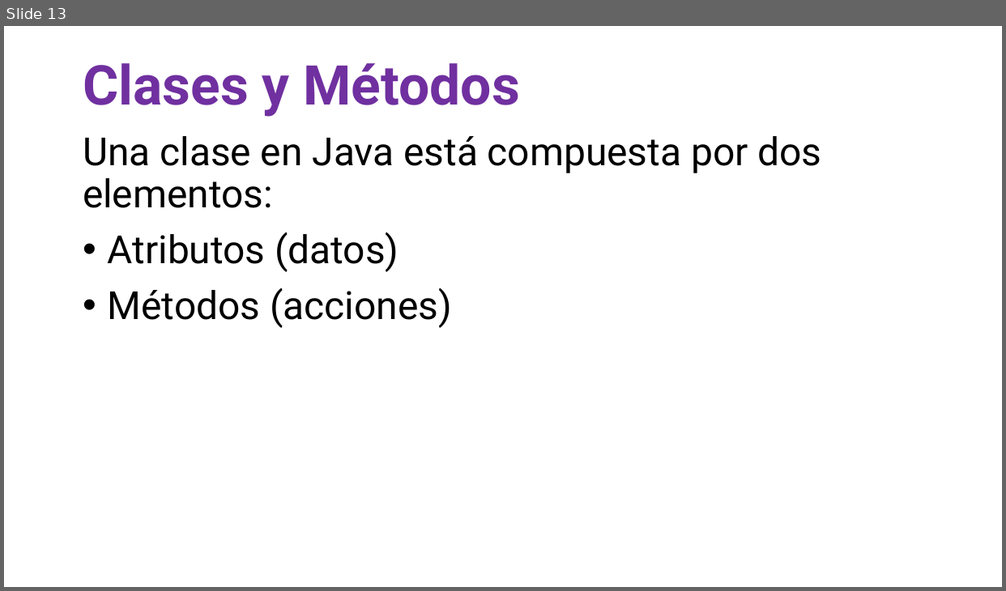
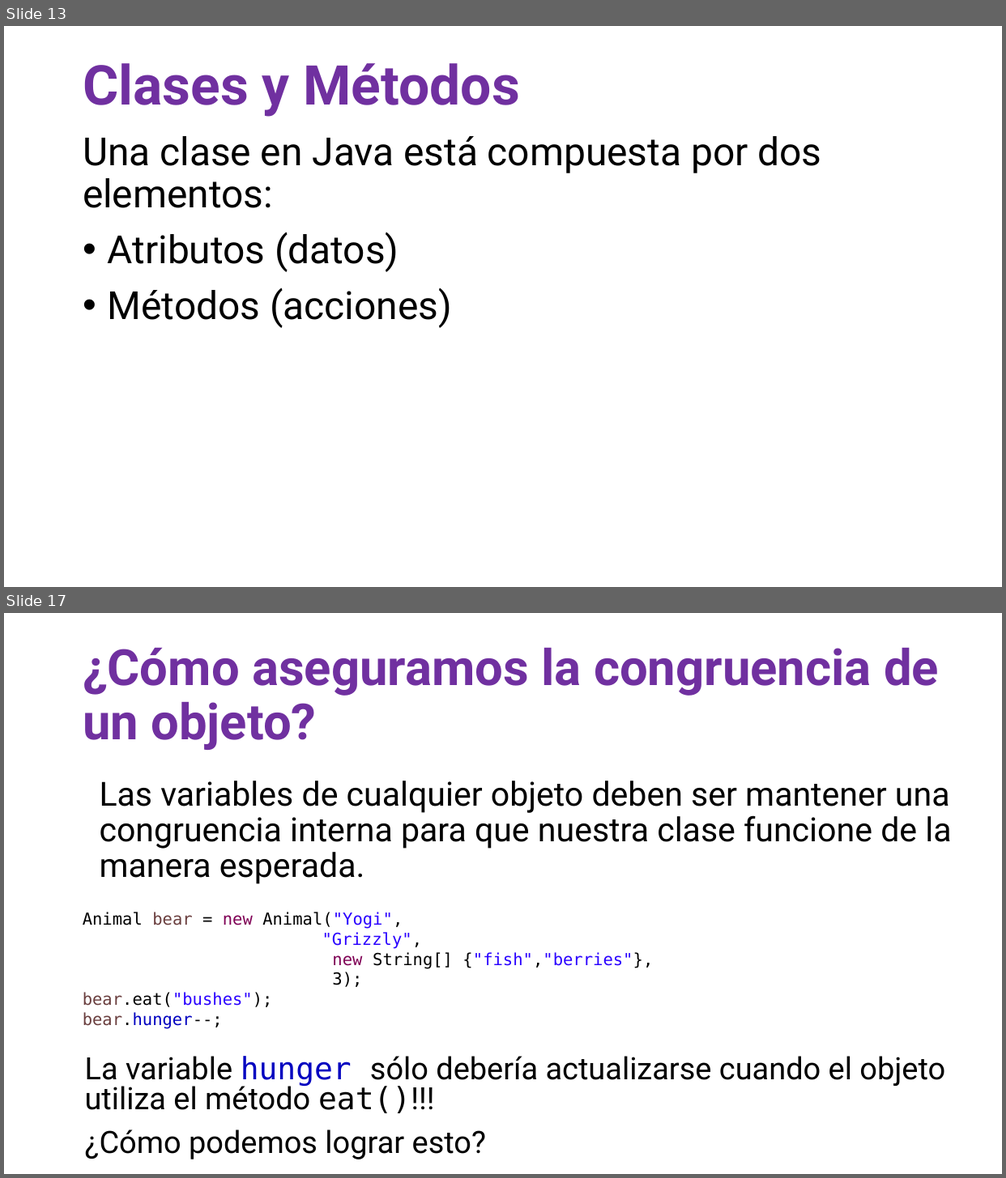
Before and after one commit to OMardil/INFO2, a slide deck: MOD03_Introduccion_a_OOP/01 Presentacion/INFO2_MOD03-Introduccion_a_OOP.pptx. Shown one above the other, each under a label of ours: slide 13 before the commit, slides 13 and 17 after it; the slides between them are not shown. The pictures are 1006x591 and 1006x1178 pixels, drawn with LibreOffice and Linux fonts; fonts in the diff are those of the drawing. Boxes give left, top, right and bottom in pixels: in the first picture for what was removed or moved away, otherwise in the second. Text is boxed around its words. In the diff, an @@ line names an element or a change of style, - is before the commit and + after.

```diff
--- a/MOD03_Introduccion_a_OOP/01 Presentacion/INFO2_MOD03-Introduccion_a_OOP.pptx
+++ b/MOD03_Introduccion_a_OOP/01 Presentacion/INFO2_MOD03-Introduccion_a_OOP.pptx
@@ slide 17 added at bbox=[4, 613, 1002, 1174], background #FFFFFF @@
@@ title added at bbox=[83, 647, 939, 750], 36 pt, text #7030A0, bold @@
+¿Cómo aseguramos la congruencia de un objeto?
@@ text added at bbox=[100, 781, 951, 884], 24 pt, text #000000 @@
+Las variables de cualquier objeto deben ser mantener una congruencia interna para que nuestra clase funcione de la manera esperada.
@@ text added at bbox=[83, 912, 653, 1029], 12 pt, text #000000 @@
+Animal bear = new Animal("Yogi",
+"Grizzly",
+new String[] {"fish","berries"},
+3);
+bear.eat("bushes");
+bear.hunger--;
@@ text added at bbox=[85, 1056, 945, 1160], 22.2 pt, text #000000 @@
+La variable hunger sólo debería actualizarse cuando el objeto utiliza el método eat()!!!
+¿Cómo podemos lograr esto?
```
Also in this commit, not shown: 2 slides changed, 5 other slides added, 1 slide removed, 2 other files.
